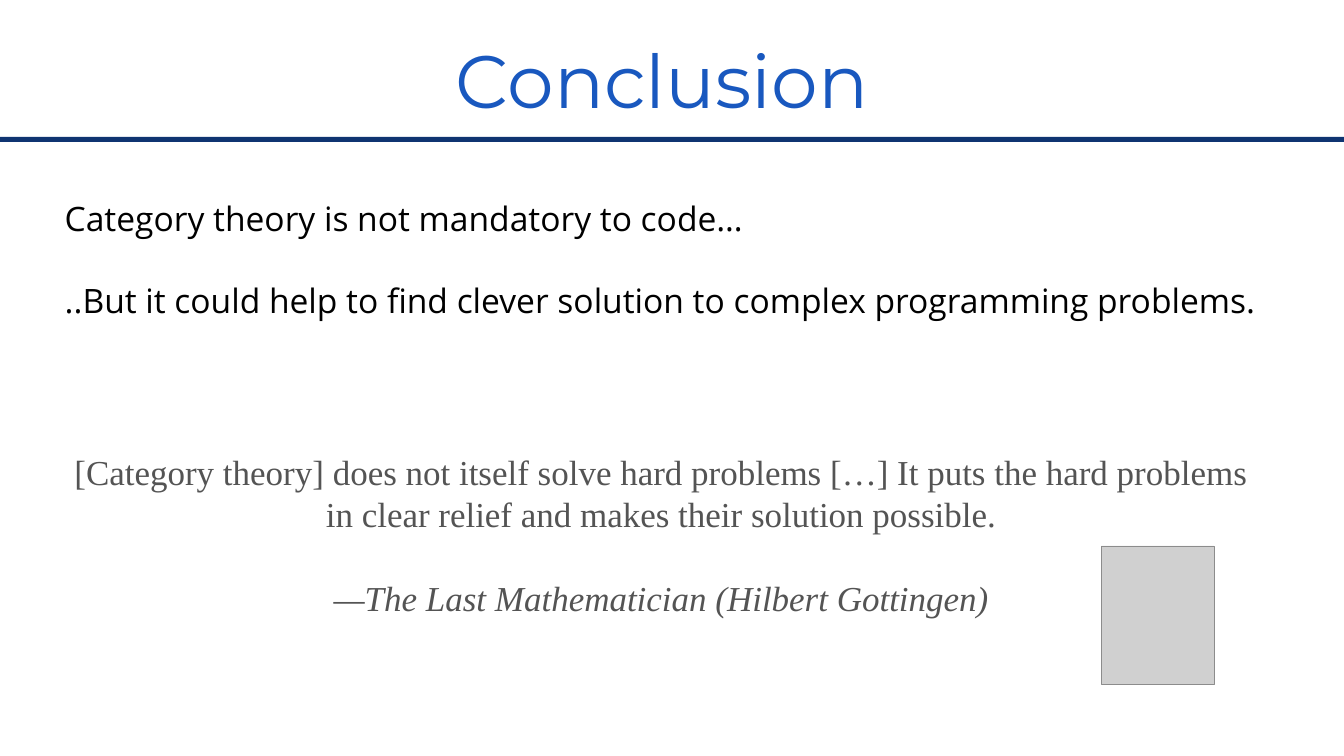
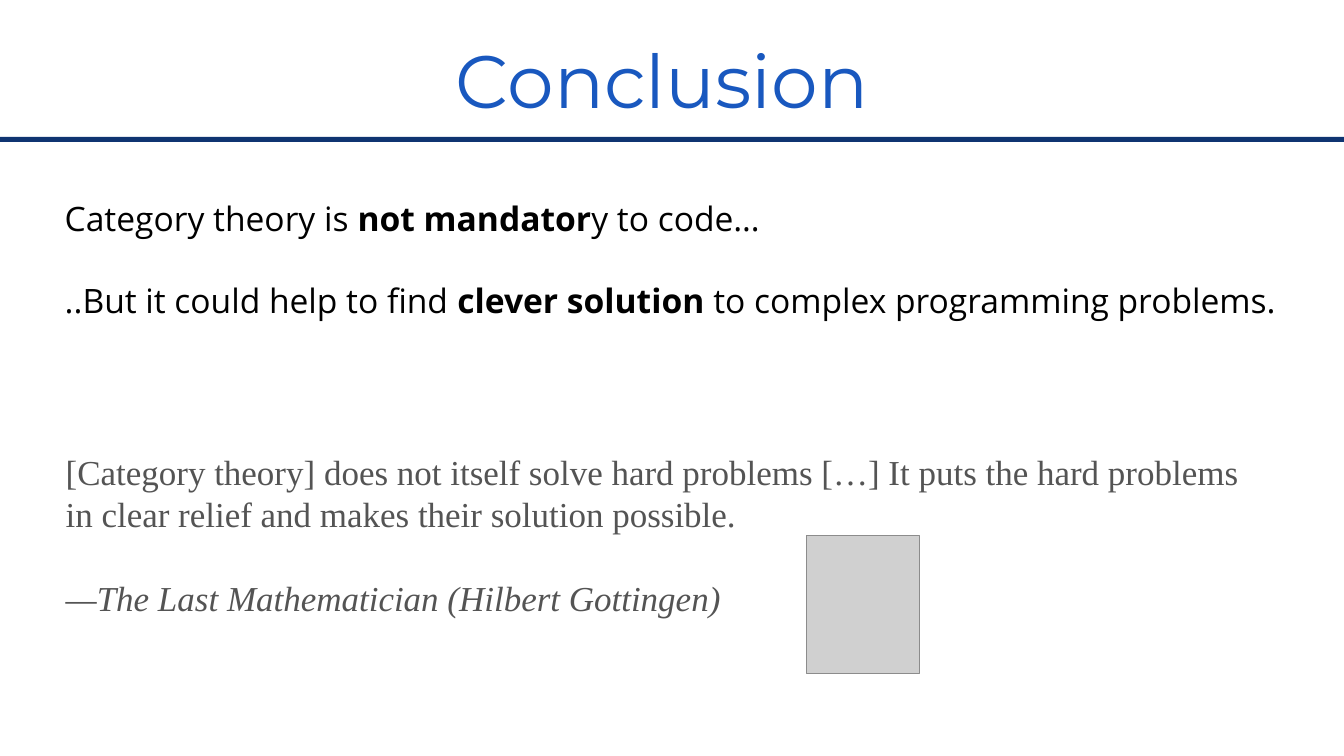
Before and after one commit to RomainTrm/CategoryTheoryYouAlreadyKnowIt, a slide deck: slide 42 of CategoryTheoryUniveristy_Devoxx_FR_2022.pptx (slide 41 before the commit). Drawn at 1344x756 pixels with LibreOffice and Linux fonts; fonts in the diff are those of the drawing; grey boxes stand for pictures; background and template pictures are left out. Boxes give left, top, right and bottom in pixels: in the first picture for what was removed or moved away, otherwise in the second. Text is boxed around its words. In the diff, an @@ line names an element or a change of style, - is before the commit and + after.

```diff
--- a/CategoryTheoryUniveristy_Devoxx_FR_2022.pptx
+++ b/CategoryTheoryUniveristy_Devoxx_FR_2022.pptx
@@ text "Category theory is not mandatory ..." at <box>65,205,1276,321</box>: bold on in "not mandatory", "clever solution" @@
@@ text "[Category theory] does not itself ..." at <box>66,460,1238,618</box>: alignment centre to left @@
@@ picture: place and size @@
-picture at <box>1101,546,1214,684</box>
+picture at <box>806,535,919,673</box>
```
Also in this commit, not shown: 13 other slides changed, 2 slides added, 1 slide removed.
